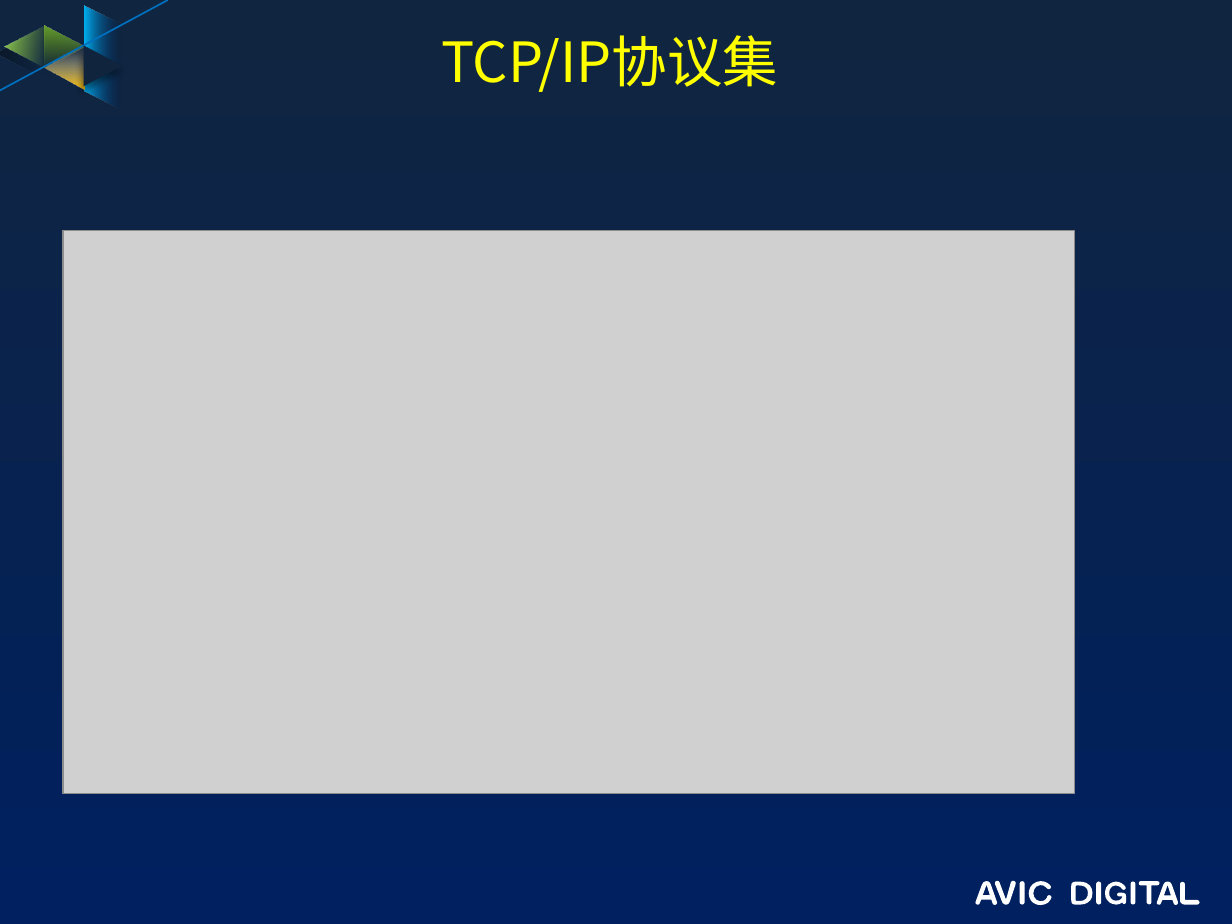
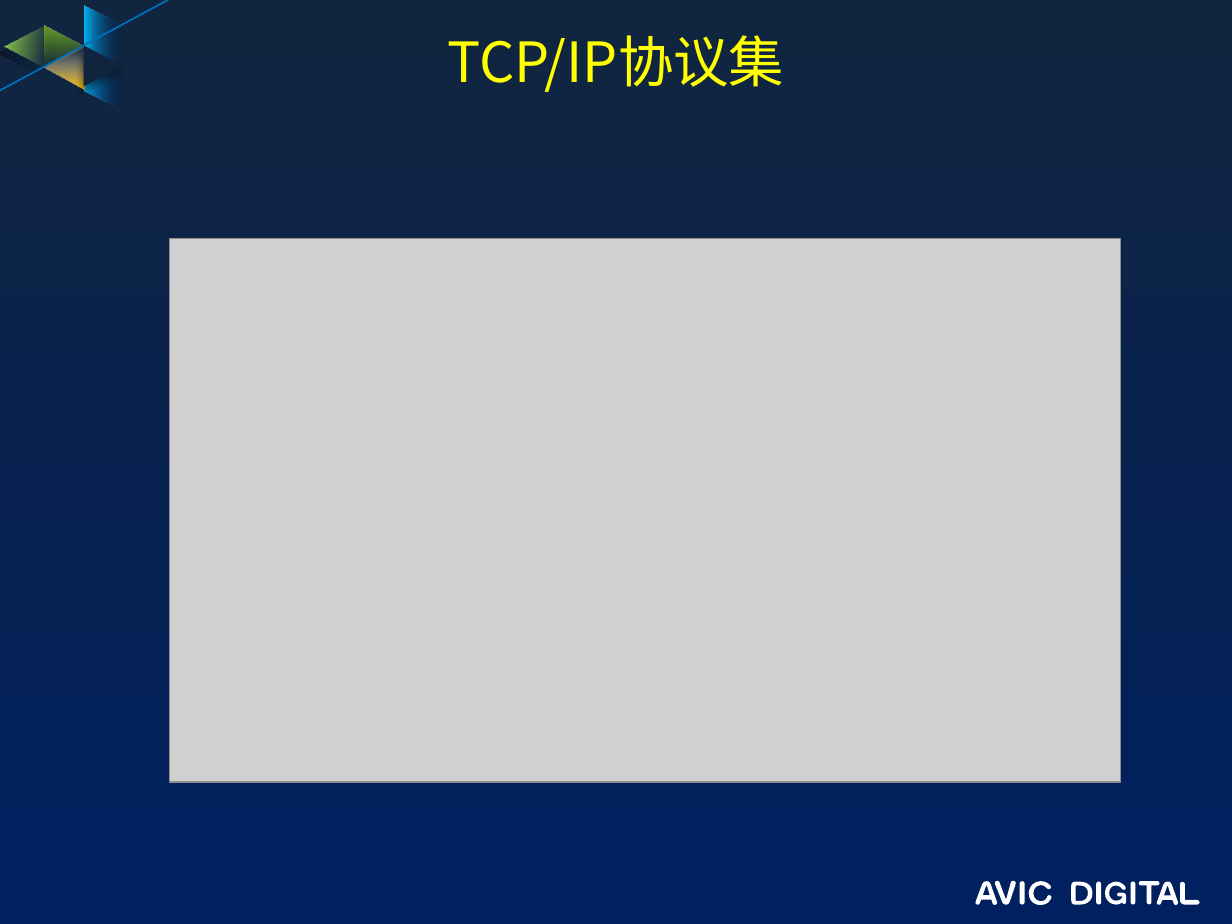
Before and after one commit to guofengzh/java-way, a slide deck: slide 2 of java/docs/14-java-网络编程.pptx. Drawn at 1232x924 pixels with LibreOffice and Linux fonts; fonts in the diff are those of the drawing; grey boxes stand for pictures; background and template pictures are left out. Boxes give left, top, right and bottom in pixels: in the first picture for what was removed or moved away, otherwise in the second. Text is boxed around its words. In the diff, an @@ line names an element or a change of style, - is before the commit and + after.

Commit message:
init

```diff
--- a/java/docs/14-java-网络编程.pptx
+++ b/java/docs/14-java-网络编程.pptx
@@ title "TCP/IP协议集": place and size @@
-title "TCP/IP协议集" at (441, 35, 778, 92)
+title "TCP/IP协议集" at (448, 35, 785, 92)
@@ picture: place and size @@
-picture at (63, 230, 1074, 793)
+picture at (170, 239, 1121, 782)
```
